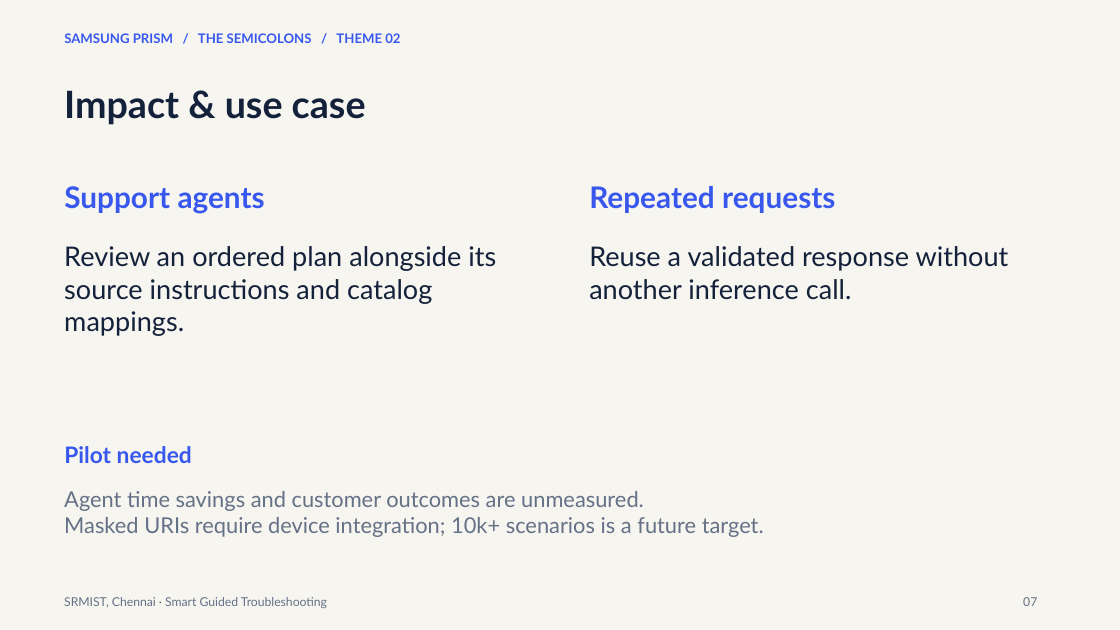
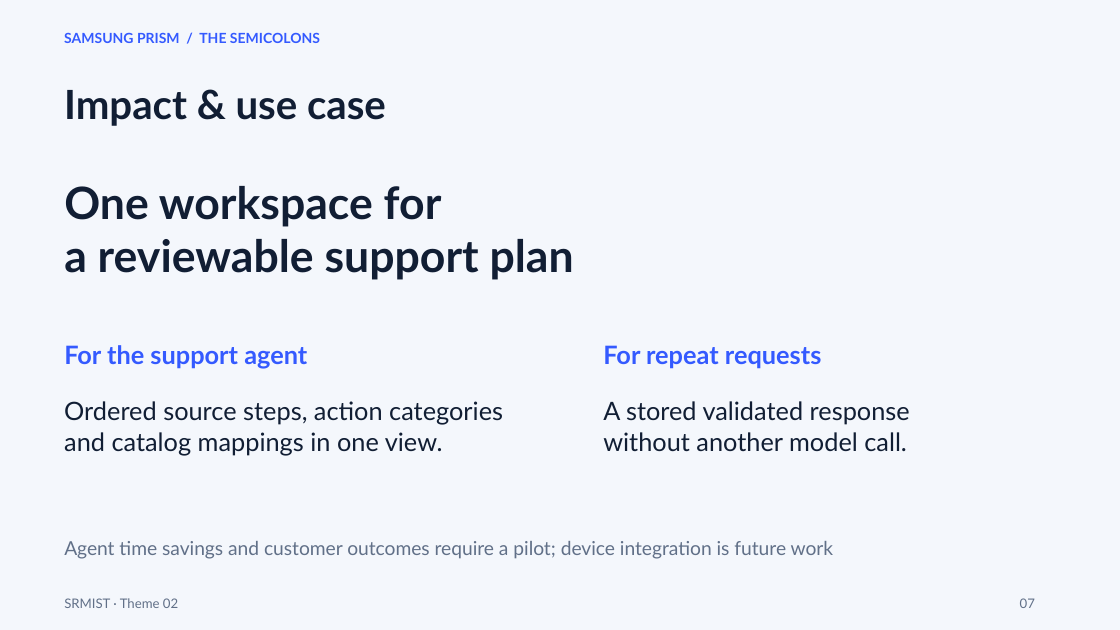
Before and after one commit to Lakshmi98496/samsung-prism, a slide deck: slide 7 of submission/SRMIST_TheSemicolons_Submission.pptx. Drawn at 1120x630 pixels with LibreOffice and Linux fonts; fonts in the diff are those of the drawing. Boxes give left, top, right and bottom in pixels: in the first picture for what was removed or moved away, otherwise in the second. Text is boxed around its words. In the diff, an @@ line names an element or a change of style, - is before the commit and + after.

```diff
--- a/submission/SRMIST_TheSemicolons_Submission.pptx
+++ b/submission/SRMIST_TheSemicolons_Submission.pptx
@@ background #F6F5F0 to #F4F7FC @@
@@ text at (64,33,320,43): text changed; size 11.2 to 12 pt; text colour #3858ED to #345AFF @@
-SAMSUNG PRISM / THE SEMICOLONS / THEME 02
+SAMSUNG PRISM / THE SEMICOLONS
@@ text "Impact & use case" at (64,90,386,126): size 32.2 to 34.5 pt, text colour #14213A to #111E34 @@
@@ text at (64,186,574,280): text changed; size 25.5 to 38.2 pt; text colour #3858ED to #111E34 @@
-Support agents
+One workspace for
+a reviewable support plan
@@ text removed at (589,186,835,213) @@
-Repeated requests
@@ text at (64,345,307,369): text changed; size 23.2 to 21.8 pt; text colour #14213A to #345AFF; bold on @@
-Review an ordered plan alongside its source instructions and catalog mappings.
+For the support agent
@@ text added at (603,345,821,369), 21.8 pt, text #345AFF, bold @@
+For repeat requests
@@ text added at (64,401,503,455), 21.8 pt, text #111E34 @@
+Ordered source steps, action categories
+and catalog mappings in one view.
@@ text at (603,401,910,452): text changed; size 23.2 to 21.8 pt; text colour #14213A to #111E34 @@
-Reuse a validated response without another inference call.
+A stored validated response
+without another model call.
@@ text removed at (64,446,192,463) @@
-Pilot needed
@@ text at (64,541,834,559): text changed; size 18.8 to 16.5 pt; text colour #657186 to #617088 @@
-Agent time savings and customer outcomes are unmeasured.
-Masked URIs require device integration; 10k+ scenarios is a future target.
+Agent time savings and customer outcomes require a pilot; device integration is future work
@@ text at (64,598,178,608): text changed; size 10.5 to 11.2 pt; text colour #657186 to #617088 @@
-SRMIST, Chennai · Smart Guided Troubleshooting
+SRMIST · Theme 02
@@ text "07" at (1020,598,1035,608): size 10.5 to 11.2 pt, text colour #657186 to #617088 @@
```
Also in this commit, not shown: 9 other slides changed, 2 slides added, 2 slides removed, 7 other files.
